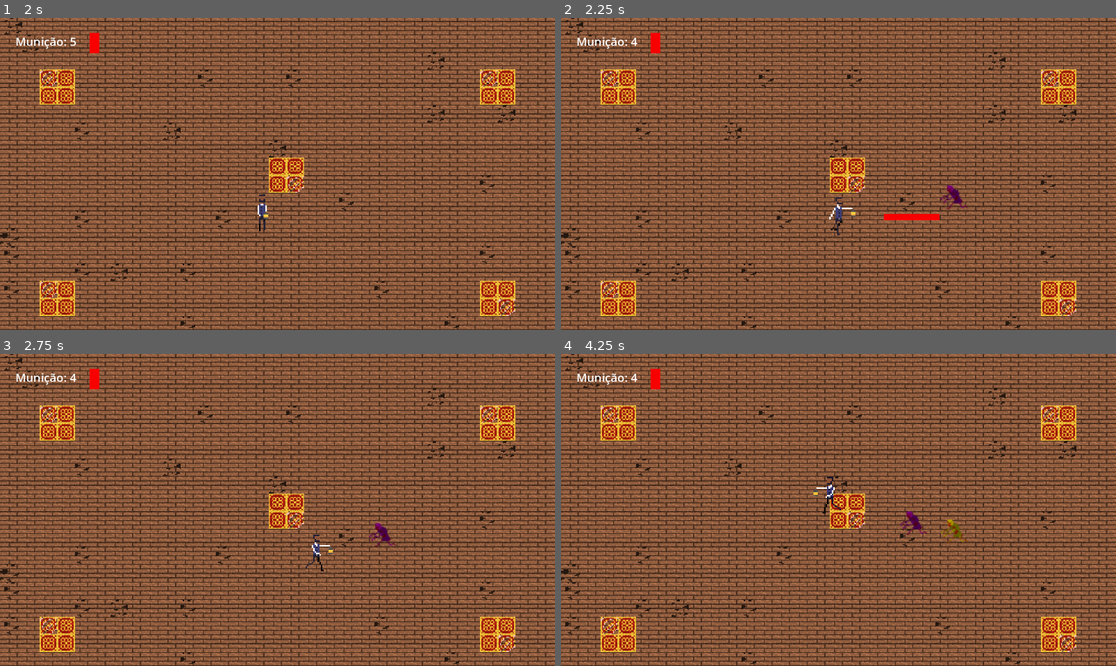
Above: before the commit, frames 1-4 (two rows, left to right).
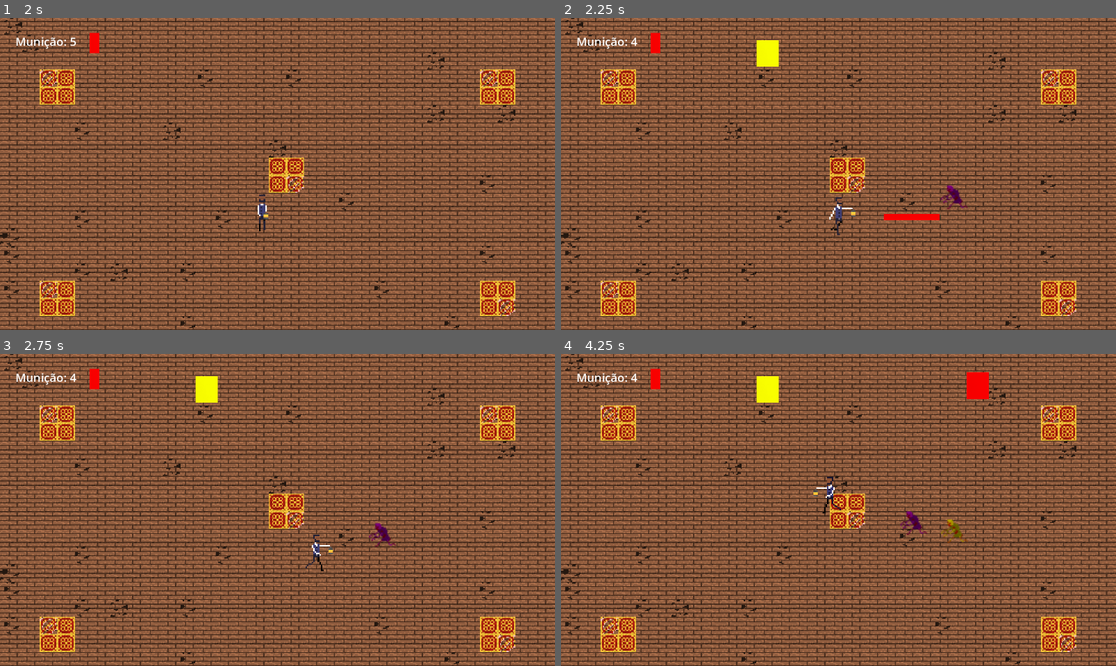
Above: after the commit, the same moments.

Repository: daarks/Projeto-aed
Game: Godot game, scene res://world.tscn
Two runs of this game, one before a commit and one after it. Both use one fixed random seed, a clock stepped at 60 frames per second and the inputs below.
Inputs:
- Up to frame 1 (2 s): tap Enter at 0.5 s; hold Right (right) 0.53-1.28 s; tap X (insert) at 0.6, 1.35 s; hold Down (down) from 1.28 s (still down)
- Up to frame 2 (2.25 s): release Down (down) at 2.03 s; hold Right (right) from 2.03 s (still down); tap Z (shoot) at 2.1 s
- Up to frame 3 (2.75 s): keep holding Right (right); tap X (insert) at 2.3 s
- Up to frame 4 (4.25 s): release Right (right) at 2.78 s; hold Up (up) 2.78-3.53 s; tap X (insert) at 2.85, 3.6 s; hold Left (left) from 3.53 s (still down)

Frame 1 is identical in both runs. In frame 2, 0.3% of the frame differs, in the area x 35-40%, y 7-16%; in frame 3, 0.3%; in frame 4, 0.7%, in the area x 35-78%, y 5-16%.

Commit message:
Adição de coleta de munição

Diff:
--- /dev/null
+++ b/ammo.gd
@@ -0,0 +1,28 @@
+extends Area2D
+
+@export var hexColor: String = "#fff"
+
+@onready var sprite = $Sprite2D
+
+var _Fila = Fila.new()
+
+
+# Called when the node enters the scene tree for the first time.
+func _ready():
+	sprite.modulate = Color.html(hexColor)
+	pass # Replace with function body.
+
+
+# Called every frame. 'delta' is the elapsed time since the previous frame.
+func _process(delta):
+	pass
+
+
+func _on_body_entered(body):
+	if body.name == "Player":
+		var player = $Player
+
+		body.insertAmmo(hexColor)
+		queue_free()
+		print(player)
+	pass # Replace with function body.
--- /dev/null
+++ b/ammo.tscn
@@ -0,0 +1,24 @@
+[gd_scene load_steps=4 format=3 uid="uid://cqw0hcpfbagw3"]
+
+[ext_resource type="Script" path="res://ammo.gd" id="1_cccnh"]
+[ext_resource type="Texture2D" uid="uid://d4gseufpevef8" path="res://Sprites/Bullets/white.png" id="2_1d5c0"]
+
+[sub_resource type="RectangleShape2D" id="RectangleShape2D_q5y6e"]
+size = Vector2(4.12499, 3.33333)
+
+[node name="Ammo" type="Area2D"]
+scale = Vector2(6, 6)
+script = ExtResource("1_cccnh")
+
+[node name="Sprite2D" type="Sprite2D" parent="."]
+texture_filter = 1
+position = Vector2(1.66666, 0.6963)
+scale = Vector2(0.017452, 0.0236004)
+texture = ExtResource("2_1d5c0")
+
+[node name="CollisionShape2D" type="CollisionShape2D" parent="."]
+position = Vector2(1.66666, 0.72917)
+rotation = 1.5708
+shape = SubResource("RectangleShape2D_q5y6e")
+
+[connection signal="body_entered" from="." to="." method="_on_body_entered"]
--- a/fila.gd
+++ b/fila.gd
@@ -83,8 +83,11 @@
 		fila[0] = filaAux
 	else:
 		if prioridade:
-			for n in range(0, LIMITE_ARMAS):
-				fila[n - 1] = fila[n+1]
+			for n in range(LIMITE_ARMAS * -1, 0):
+				var number = n * -1
+				fila[number] = fila[number-1]
+			fila[0] = filaAux
+			Ultimo += 1
 		else:
 			Ultimo += 1
 			fila[Ultimo] = filaAux
--- a/player.gd
+++ b/player.gd
@@ -36,10 +36,7 @@
 		if Input.is_action_just_pressed("shoot"):
 			shoot()
 		if  Input.is_action_just_pressed("insert"):
-			_Fila.Insere(fila, gunsColors.purple, MUNICAO)
-			if _Fila.Ultimo == 0:
-				world.update_ui_color(gunsColors.purple)
-				world.update_ui_ammo(MUNICAO)
+			insertAmmo(gunsColors.purple)
 	pass
 
 func animateIdle():
@@ -112,3 +109,9 @@
 		world.update_ui_ammo(returns[0])
 	else:
 		return
+
+func insertAmmo(color):
+	_Fila.Insere(fila, color, MUNICAO)
+	if _Fila.Ultimo == 0:
+		world.update_ui_color(color)
+		world.update_ui_ammo(MUNICAO)
--- a/world.gd
+++ b/world.gd
@@ -4,6 +4,7 @@
 
 @onready var player = $Player
 
+@onready var AmmoContainer = $AmmoContainer
 @onready var UI = %UI
 
 @export var mob_scene: PackedScene
@@ -11,10 +12,25 @@
 @export var mob_purple_scene: PackedScene
 @export var mob_yellow_scene: PackedScene
 
+@export var filaSpawnGuns = [null, null, null, null]
+
+var _Fila = Fila.new()
+
+var ammo_Scene = preload("res://ammo.tscn")
+
+var gunsColors = {
+	"red": "#ff0000",
+	"purple" : "#800080",
+	"yellow": "#ffff00",
+	"blue": "#0000ff"
+}
+
 
 func _ready():
 	player.bullet_shot.connect(_on_player_bullet_shot)
 	randomize()
+	_Fila.Insere_Prioridade(filaSpawnGuns, gunsColors.red, 5, false)
+	_Fila.Insere_Prioridade(filaSpawnGuns, gunsColors.yellow, 5, true)
 
 
 func _on_player_bullet_shot(bullet_scene, location, direction, hexColor):
@@ -65,3 +81,19 @@
 
 
 	# Spawn the mob by adding it to the Main scene.
+
+
+
+
+func _on_ammo_timer_timeout():
+	if not _Fila.Vazia(filaSpawnGuns):
+		var ammo_location = $AmmoLocation/AmmoSpawn
+		ammo_location.progress_ratio = randf()
+
+		var ammo = ammo_Scene.instantiate()
+		var returns = [5, null]
+		ammo.hexColor = _Fila.ImprimirHexaCor(filaSpawnGuns)
+		ammo.position = ammo_location.position
+		AmmoContainer.add_child(ammo)
+		_Fila.Retira(filaSpawnGuns, returns)
+	pass # Replace with function body.
--- a/world.tscn
+++ b/world.tscn
@@ -77,6 +77,8 @@
 
 [node name="BulletContainer" type="Node2D" parent="."]
 
+[node name="AmmoContainer" type="Node2D" parent="."]
+
 [node name="UI" parent="." instance=ExtResource("4_65uki")]
 unique_name_in_owner = true
 
@@ -86,6 +88,10 @@
 
 [node name="StartTimer" type="Timer" parent="."]
 wait_time = 10.0
+
+[node name="AmmoTimer" type="Timer" parent="."]
+wait_time = 2.0
+autostart = true
 
 [node name="StartPosition" type="Marker2D" parent="."]
 position = Vector2(344, 208)
@@ -98,7 +104,15 @@
 position = Vector2(176, 112)
 rotation = -0.0178552
 
+[node name="AmmoLocation" type="Path2D" parent="."]
+curve = SubResource("Curve2D_wy2dx")
+
+[node name="AmmoSpawn" type="PathFollow2D" parent="AmmoLocation"]
+position = Vector2(176, 112)
+rotation = -0.0178552
+
 [node name="Bullet" parent="." instance=ExtResource("9_psmam")]
 
 [connection signal="timeout" from="MobTimer" to="." method="_on_mob_timer_timeout"]
 [connection signal="timeout" from="StartTimer" to="." method="_on_start_timer_timeout"]
+[connection signal="timeout" from="AmmoTimer" to="." method="_on_ammo_timer_timeout"]
